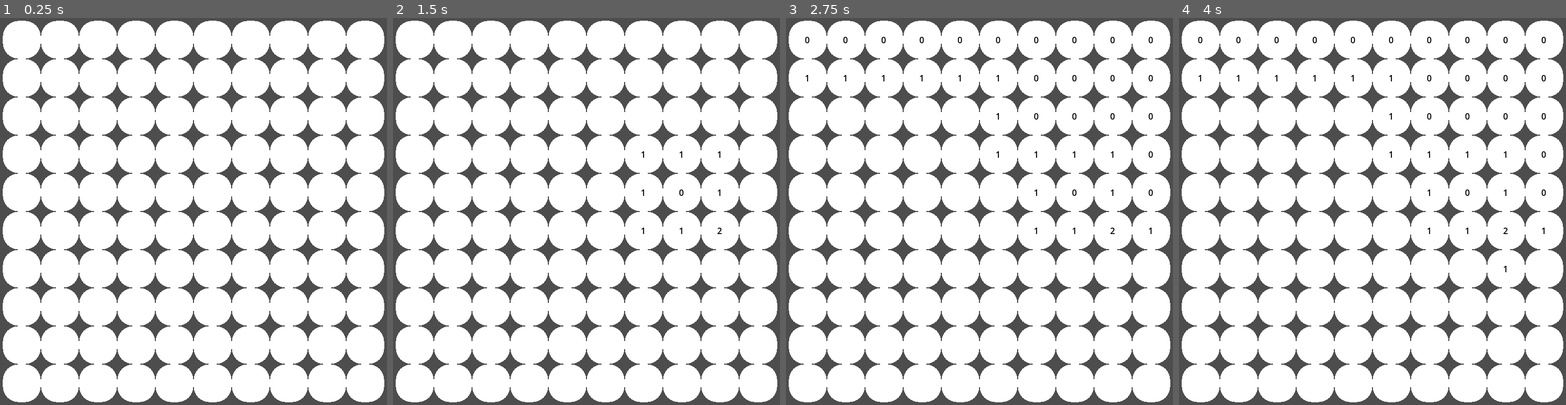
Above: before the commit, frames 1-4 (left to right).
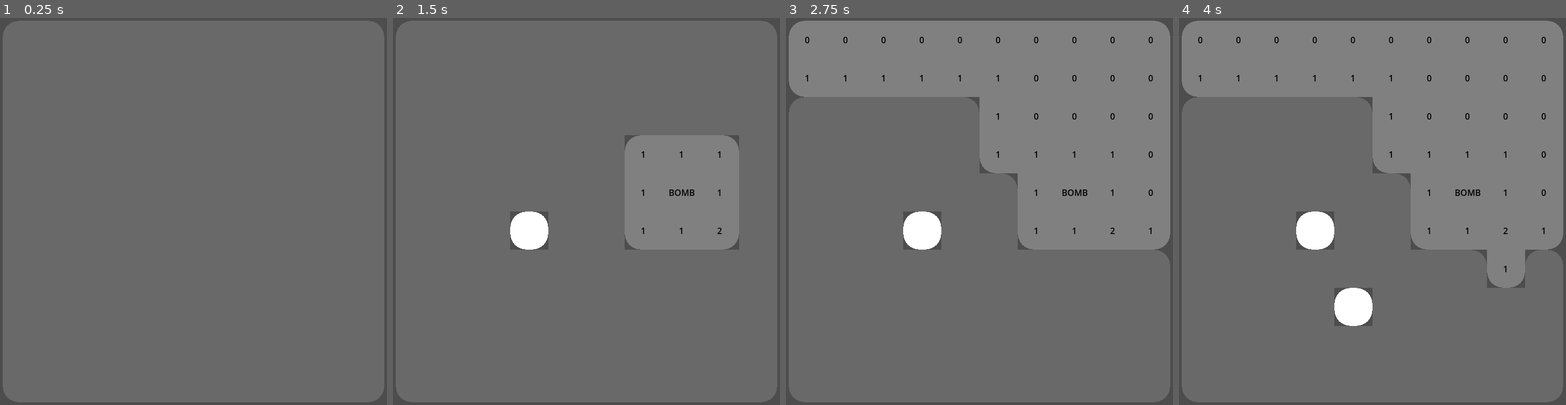
Above: after the commit, the same moments.

Repository: Dramura5088/mobile-minesweeper
Game: Godot game, scene res://minesweeper.tscn
Two runs of this game, one before a commit and one after it. Both use one fixed random seed, a clock stepped at 60 frames per second and the inputs below.
Inputs (mouse positions are in pixels of both pictures, inside the frame that each line leads up to):
- Up to frame 1 (0.25 s): no input
- Up to frame 2 (1.5 s): tap Enter at 0.5 s; move the mouse to (671, 192) at 0.52 s; click (671, 192) at 0.6 s; tap Space at 1.25 s; move the mouse to (509, 230) at 1.27 s; right-click (509, 230) at 1.35 s
- Up to frame 3 (2.75 s): tap Enter at 2 s; move the mouse to (1018, 126) at 2.02 s; click (1018, 126) at 2.1 s
- Up to frame 4 (4 s): tap Space at 2.75 s; move the mouse to (1353, 288) at 2.77 s; right-click (1353, 288) at 2.85 s; tap Enter at 3.5 s; move the mouse to (1488, 269) at 3.52 s; click (1488, 269) at 3.6 s

The runs differ from the first frame. In frame 1, 97% of the frame differs, in the area x 0-100%, y 0-100%; in frame 2, 96%; in frame 3, 96%; in frame 4, 94%.

Commit message:
got the visuals working

Diff:
--- a/gridManager.gd
+++ b/gridManager.gd
@@ -46,6 +46,10 @@
 var grid:Dictionary
 var lockedGrid:Dictionary
 
+# MESH GEN
+var color1:Color = Color.DIM_GRAY
+var color2:Color = Color.WHITE
+var color3:Color = Color.WEB_GRAY
 
 
 # Called when the node enters the scene tree for the first time.
@@ -131,8 +135,18 @@
 
 func _draw():
 	#drawGrid()
+	var gridWithLabels:Dictionary = gridWithLabels()
+	var gridWithoutLabels:Dictionary = gridWithLabels(true)
 	for pos in grid:
-		grid[pos].createCustomMesh()
+		if grid[pos].label != null:
+			grid[pos].generateNewMesh(gridWithLabels)
+			grid[pos].mesh.modulate = color3
+		elif pos not in lockedGrid:
+			grid[pos].generateNewMesh(gridWithoutLabels)
+			grid[pos].mesh.modulate = color1
+		else:
+			grid[pos].generateNewMesh(lockedGrid)
+			grid[pos].mesh.modulate = color2
 	queue_redraw()
 
 func drawGrid():
@@ -176,6 +190,18 @@
 		draw_line(top_left, bottom_right, lockedGridColor, lockedGridLinesWidth)
 		draw_line(bottom_left, top_right, lockedGridColor, lockedGridLinesWidth)
 
+func gridWithLabels(inverse:bool = false)->Dictionary:
+	var grid_new = {}
+	for pos in grid:
+		if pos in lockedGrid:
+			continue
+		if grid[pos].label != null and not inverse:
+			grid_new[pos] = grid[pos]
+		elif grid[pos].label == null and inverse:
+			grid_new[pos] = grid[pos]
+	return grid_new
+
+
 func gridPosToWorldPos(gridPos: Vector2i) -> Vector2:
 	var _scale:Vector2 = getScreenSizeScale()
 
--- a/tile.gd
+++ b/tile.gd
@@ -65,11 +65,15 @@
 				var pos = Vector2i(x,y)
 				if pos in grid && grid[pos].label == null && pos not in lockedGrid:
 					grid[pos].createLabel()
+					grid[pos].generateNewMesh(grid)
 					grid[pos].nearbyBombs(grid, lockedGrid, unveilIfNoBombs)
 
 func setLabel(text:String):
 	if (label == null): return
-	label.text = text
+	if not isBomb:
+		label.text = text
+	else:
+		label.text = "BOMB"
 
 func createLabel():
 	label = labelPrefab.instantiate()
@@ -87,7 +91,26 @@
 	mesh.name += " X:" + str(gridPosition.x) + " Y:" + str(gridPosition.y)
 	self.mesh = mesh
 
-func createCustomMesh():
+func generateNewMesh(grid:Dictionary):
+	var checkPosition = func checkPosition(offset:Vector2i) -> bool:
+		if (gridPosition+offset) not in grid:
+			return false
+		return true#grid[(gridPosition+offset)].label == null
+
+
+	var left:bool 	= checkPosition.call(Vector2i.LEFT)
+	var right:bool 	= checkPosition.call(Vector2i.RIGHT)
+	var up:bool 	= checkPosition.call(Vector2i.DOWN)
+	var down:bool 	= checkPosition.call(Vector2i.UP) # DUNNO
+
+	var curvedTL:bool = not left and not up
+	var curvedTR:bool = not right and not up
+	var curvedBL:bool = not left and not down
+	var curvedBR:bool = not right and not down
+
+	createCustomMesh(curvedTL, curvedTR, curvedBL, curvedBR)
+
+func createCustomMesh(curvedTL:bool, curvedTR:bool, curvedBL:bool, curvedBR:bool):
 	if self.mesh == null:
 		createMesh()
 
@@ -109,19 +132,19 @@
 	var meshMiddleBottom:Vector2 	= Vector2(tileScale.x/2.0,0)
 
 	# TOP LEFT
-	for vertex in createMeshCurvedCorner(10.0, meshTopLeft, meshMiddleTop, meshMiddleLeft, center, true, false, false, false):
+	for vertex in createMeshCurvedCorner(precision, meshTopLeft, meshMiddleTop, meshMiddleLeft, center, curvedTL, false, false, false):
 		st.add_vertex(vertex)
 
 	# TOP RIGHT
-	for vertex in createMeshCurvedCorner(10.0, meshMiddleTop, meshTopRight, center, meshMiddleRight, false, true, false, false):
+	for vertex in createMeshCurvedCorner(precision, meshMiddleTop, meshTopRight, center, meshMiddleRight, false, curvedTR, false, false):
 		st.add_vertex(vertex)
 
 	# BOT LEFT
-	for vertex in createMeshCurvedCorner(10.0, meshMiddleLeft, center, meshBottomLeft, meshMiddleBottom, false, false, true, false):
+	for vertex in createMeshCurvedCorner(precision, meshMiddleLeft, center, meshBottomLeft, meshMiddleBottom, false, false, curvedBL, false):
 		st.add_vertex(vertex)
 
 	# BOT RIGHT
-	for vertex in createMeshCurvedCorner(10.0, center, meshMiddleRight, meshMiddleBottom, meshBottomRight, false, false, false, true):
+	for vertex in createMeshCurvedCorner(precision, center, meshMiddleRight, meshMiddleBottom, meshBottomRight, false, false, false, curvedBR):
 		st.add_vertex(vertex)
 
 	self.mesh.mesh=st.commit()
